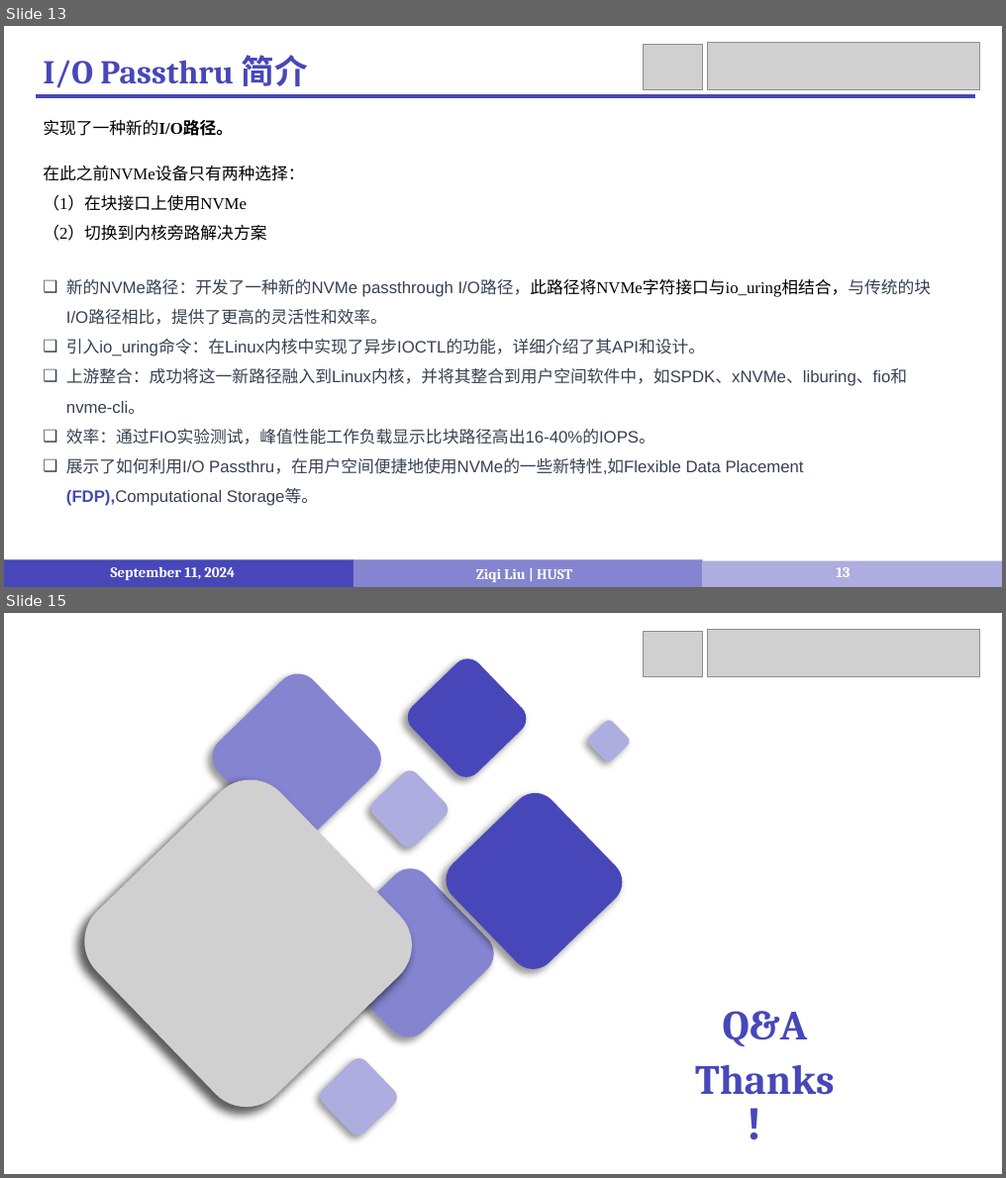
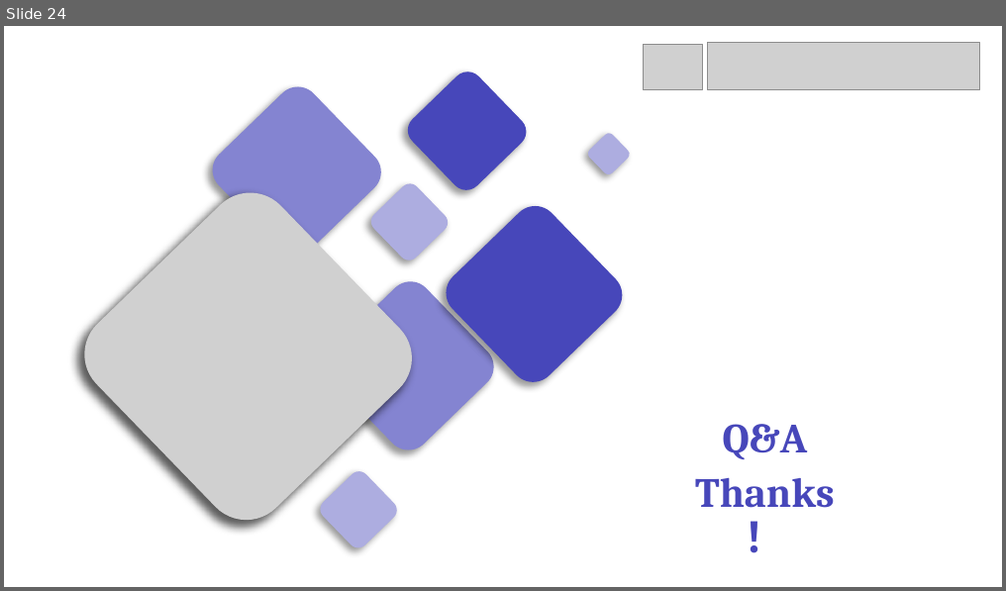
Before and after one commit to LiuziqiOvO/md, a slide deck: 4_Paper/报告/12_OmniCache.pptx. Shown one above the other, each under a label of ours: slides 13 and 15 before the commit, slide 24 after it; the slides between them are not shown. The pictures are 1006x1178 and 1006x591 pixels, drawn with LibreOffice and Linux fonts; fonts in the diff are those of the drawing; grey boxes stand for pictures. Boxes give left, top, right and bottom in pixels: in the first picture for what was removed or moved away, otherwise in the second. Text is boxed around its words. In the diff, an @@ line names an element or a change of style, - is before the commit and + after.

```diff
--- a/4_Paper/报告/12_OmniCache.pptx
+++ b/4_Paper/报告/12_OmniCache.pptx
@@ slide 13 removed at (4,26,1002,587), background #FFFFFF @@
@@ text removed at (43,55,308,88) @@
-I/O Passthru 简介
@@ picture removed at (643,44,703,89) @@
@@ picture removed at (708,43,979,89) @@
@@ line removed from (36, 96) to (976, 96) @@
@@ text removed at (43,120,233,136) @@
-实现了一种新的I/O路径。
@@ text removed at (43,166,304,241) @@
-在此之前NVMe设备只有两种选择：
-（1）在块接口上使用NVMe
-（2）切换到内核旁路解决方案
@@ text removed at (66,279,932,474) @@
-❑ 新的NVMe路径：开发了一种新的NVMe passthrough I/O路径，此路径将NVMe字符接口与io_uring相结合，与传统的块I/O路径相比，提供了更高的灵活性和效率。
-❑ 引入io_uring命令：在Linux内核中实现了异步IOCTL的功能，详细介绍了其API和设计。
-❑ 上游整合：成功将这一新路径融入到Linux内核，并将其整合到用户空间软件中，如SPDK、xNVMe、liburing、fio和nvme-cli。
-❑ 效率：通过FIO实验测试，峰值性能工作负载显示比块路径高出16-40%的IOPS。
-❑ 展示了如何利用I/O Passthru，在用户空间便捷地使用NVMe的一些新特性,如Flexible Data Placement (FDP),Computational Storage等。
@@ rectangle removed at (4,560,353,587) @@
@@ rectangle removed at (353,560,703,587) @@
@@ text removed at (111,568,235,580) @@
-September 11, 2024
@@ text removed at (476,570,572,582) @@
-Ziqi Liu | HUST
@@ rectangle removed at (703,562,1002,587) @@
@@ page number removed at (836,568,849,577) @@
-13
@@ what was slide 15 is now slide 24 @@
```
Also in this commit, not shown: 8 slides changed, 15 slides added, 5 other slides removed, 5 other files.
